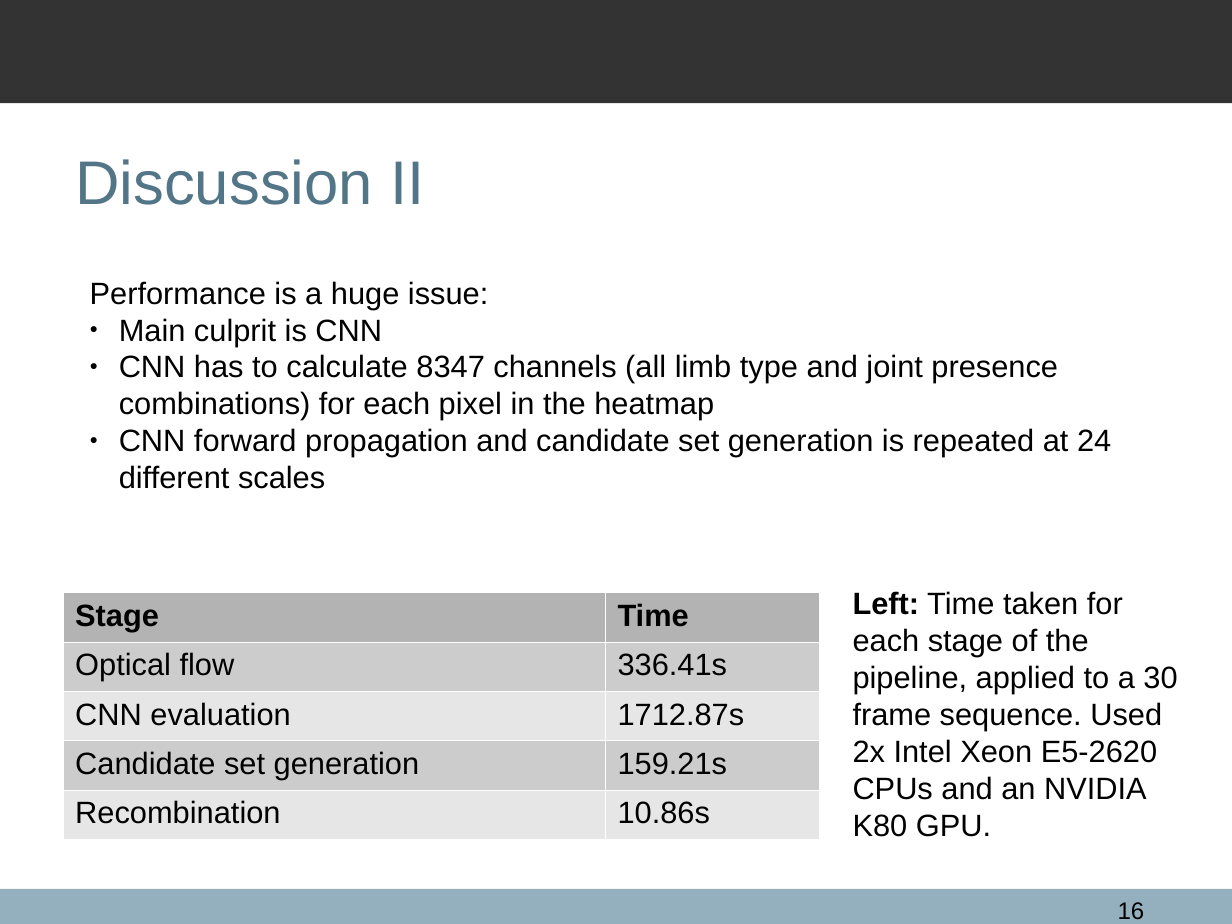
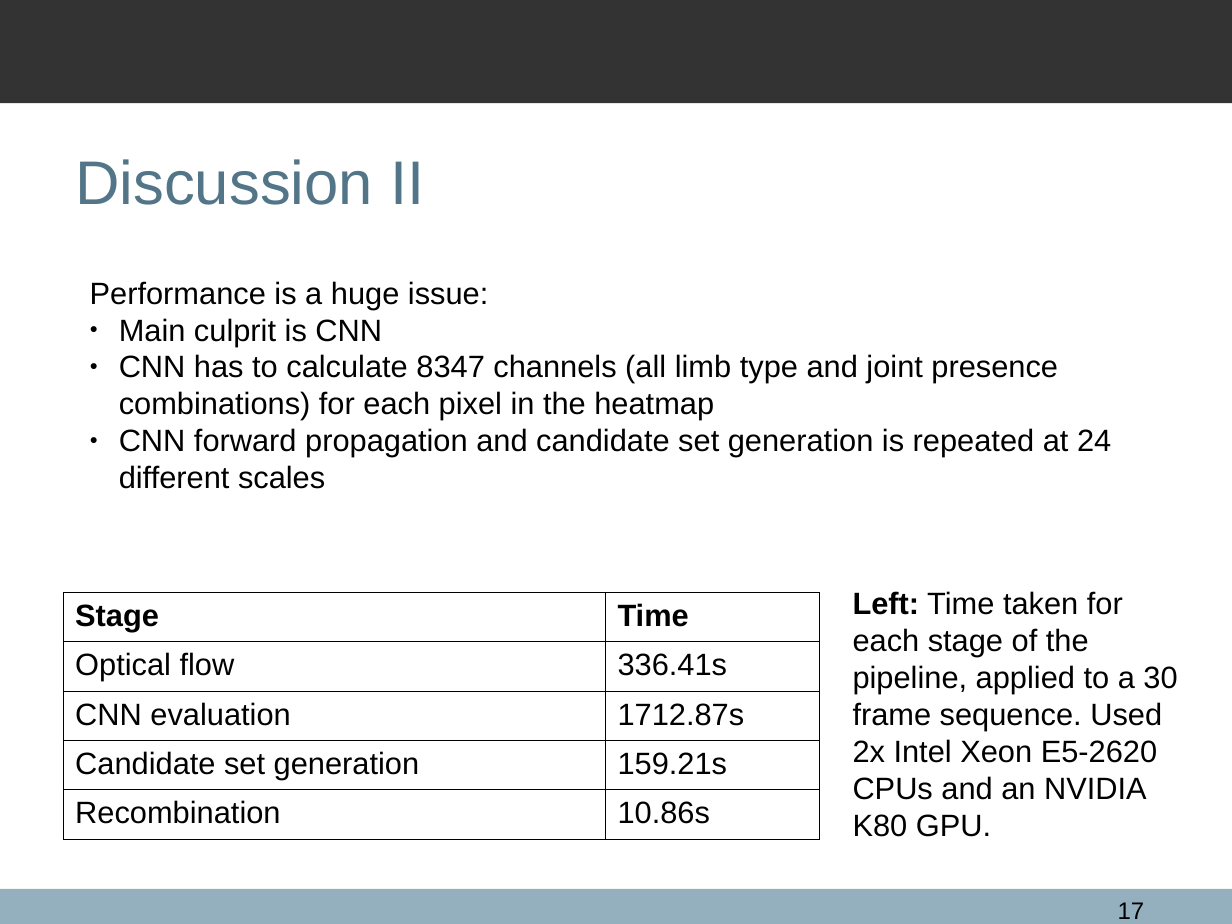
Before and after one commit to qxcv/comp2560, a slide deck: slide 17 of presentation/presentation.odp (slide 16 before the commit). Drawn at 1232x924 pixels with LibreOffice and Linux fonts; fonts in the diff are those of the drawing; background and template pictures are left out. Boxes give left, top, right and bottom in pixels: in the first picture for what was removed or moved away, otherwise in the second. Text is boxed around its words. In the diff, an @@ line names an element or a change of style, - is before the commit and + after.

```diff
--- a/presentation/presentation.odp
+++ b/presentation/presentation.odp
@@ table at (63, 593, 819, 840) @@
@@ fill #B3B3B3 to none in row 1 @@
@@ fill #CCCCCC to none in 4 cells @@
@@ fill #E6E6E6 to none in 4 cells @@
@@ borders changed @@
@@ page number at (1118, 902, 1145, 919): text changed @@
-16
+17
```
Also in this commit, not shown: 2 other slides changed, 3 slides added, 2 slides removed, 3 other files.
